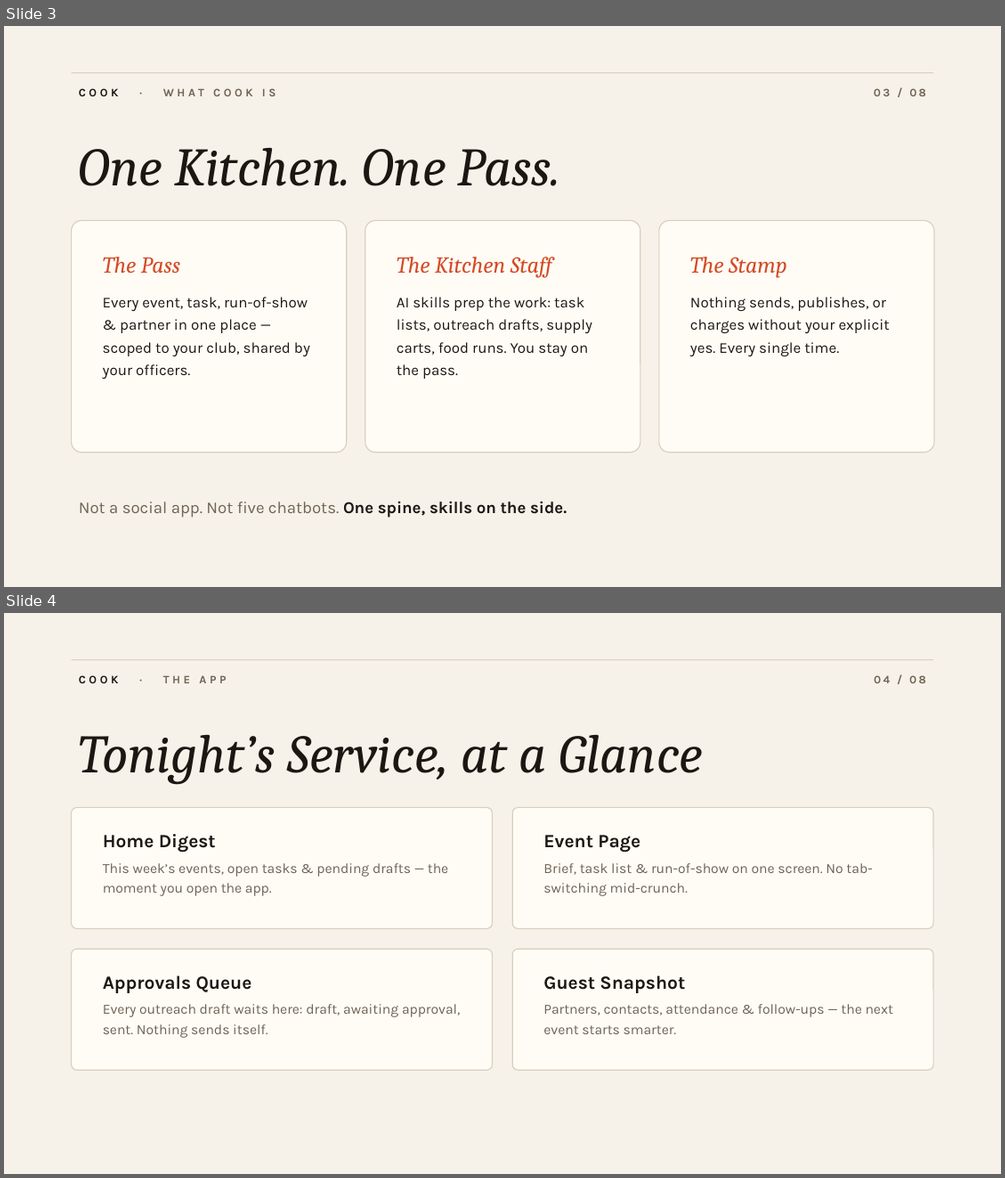
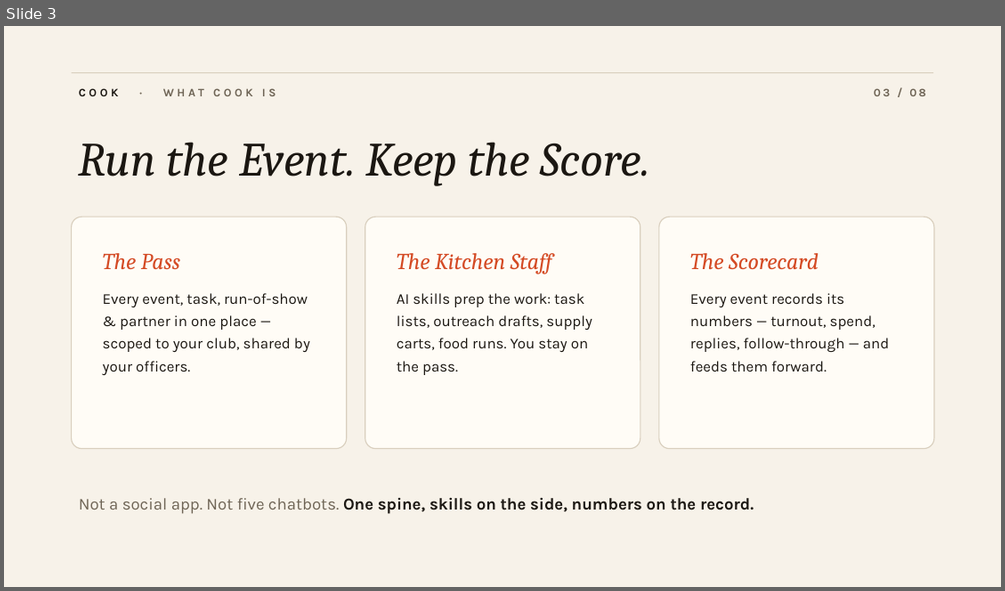
Before and after one commit to idildogaturkmen/COOK, a slide deck: docs/cook-demo.pptx. Shown one above the other, each under a label of ours: slides 3 and 4 before the commit, slide 3 after it. The pictures are 1005x1178 and 1005x591 pixels, drawn with LibreOffice and Linux fonts; fonts in the diff are those of the drawing. Boxes give left, top, right and bottom in pixels: in the first picture for what was removed or moved away, otherwise in the second. Text is boxed around its words. In the diff, an @@ line names an element or a change of style, - is before the commit and + after.

```diff
--- a/docs/cook-demo.pptx
+++ b/docs/cook-demo.pptx
@@ slide 4 removed at (4,613,1001,1174), background #FFFFFF @@
@@ rectangle removed at (4,613,1001,1174) @@
@@ rectangle removed at (72,659,933,660) @@
@@ text removed at (79,675,226,683) @@
-COOK · THE APP
@@ text removed at (874,675,926,683) @@
-04 / 08
@@ text removed at (79,734,703,785) @@
-Tonight’s Service, at a Glance
@@ rounded rectangle removed at (72,807,493,929) @@
@@ rounded rectangle removed at (512,807,933,929) @@
@@ text removed at (103,834,448,896) @@
-Home Digest
-This week’s events, open tasks & pending drafts — the moment you open the app.
@@ text removed at (543,835,872,896) @@
-Event Page
-Brief, task list & run-of-show on one screen. No tab-switching mid-crunch.
@@ rounded rectangle removed at (72,949,493,1070) @@
@@ rounded rectangle removed at (512,949,933,1070) @@
@@ text removed at (103,975,460,1038) @@
-Approvals Queue
-Every outreach draft waits here: draft, awaiting approval, sent. Nothing sends itself.
@@ text removed at (543,975,893,1034) @@
-Guest Snapshot
-Partners, contacts, attendance & follow-ups — the next event starts smarter.
@@ slide 3 changed as well @@
@@ text at (79,142,650,186): text changed; size 52 to 46 pt @@
-One Kitchen. One Pass.
+Run the Event. Keep the Score.
@@ 3 rounded rectangles, 2 texts: place and size @@
-3 rounded rectangles, 2 texts at (72,220,934,452)
+3 rounded rectangles, 2 texts at (72,216,934,449)
@@ text at (690,253,890,371): text changed @@
-The Stamp
-Nothing sends, publishes, or charges without your explicit yes. Every single time.
+The Scorecard
+Every event records its numbers — turnout, spend, replies, follow-through — and feeds them forward.
@@ text at (79,498,753,514): text changed; text colour #6E6455 to #1B1712; bold on @@
-Not a social app. Not five chatbots. One spine, skills on the side.
+Not a social app. Not five chatbots. One spine, skills on the side, numbers on the record.
```
Also in this commit, not shown: 6 other slides changed, 1 slide added, 1 other file.
